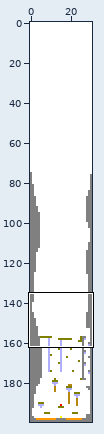
Sprite sheet, stored at maps/map_4.png. Above: a wide view before the commit, with the close-up outlined.
Close-up. Before the commit:
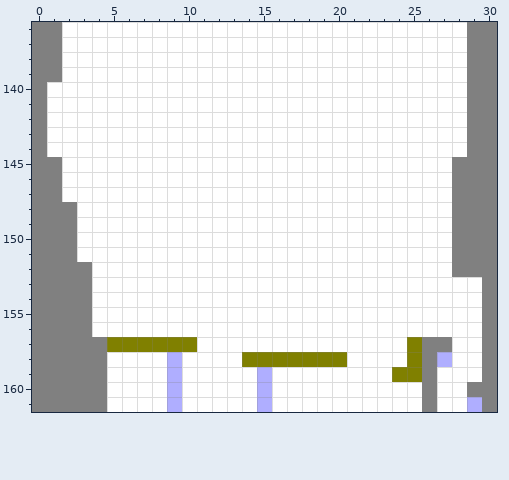
The file is 31x200 pixels. Shown: x 0..30, y 136..161.
Now the later version:
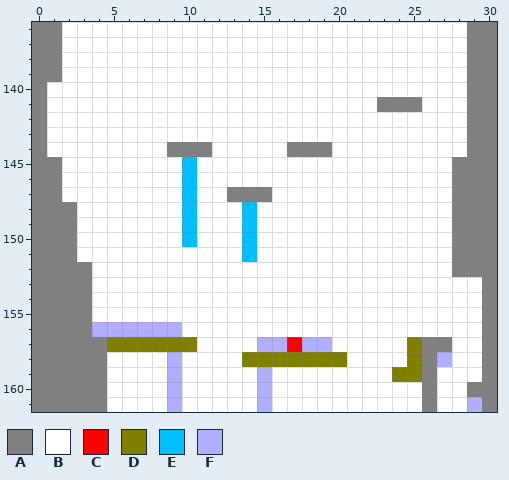
Palette (. is transparent): A #808080  B #ffffff  C #ff0000  D #808000  E #00bfff  F #afaeff
Difference:
The author changed colour B to colour A in row 141 at x 23 to 25; in row 144 at x 9 to 11 and 17 to 19; in row 147 at x 13 to 15.
The author changed colour B to colour C in row 157 at x 17.
The author changed colour B to colour E in rows 145 to 147 at x 10; in rows 148 to 150 at x 10 and 14; in row 151 at x 14.
The author changed colour B to colour F in row 156 at x 4 to 9; in row 157 at x 15 to 16 and 18 to 19.
Pixel boxes of the changes (left, top, right, bottom) in both close-ups:
changed: (92, 97, 422, 337)
changed: (257, 337, 332, 352)
